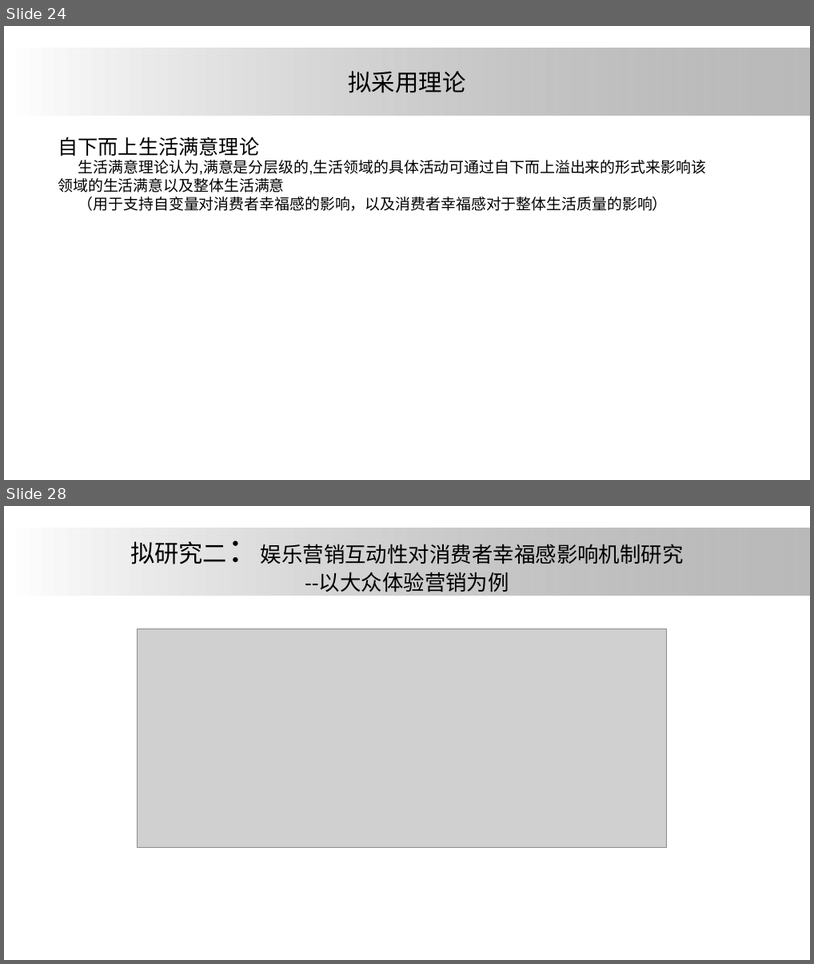
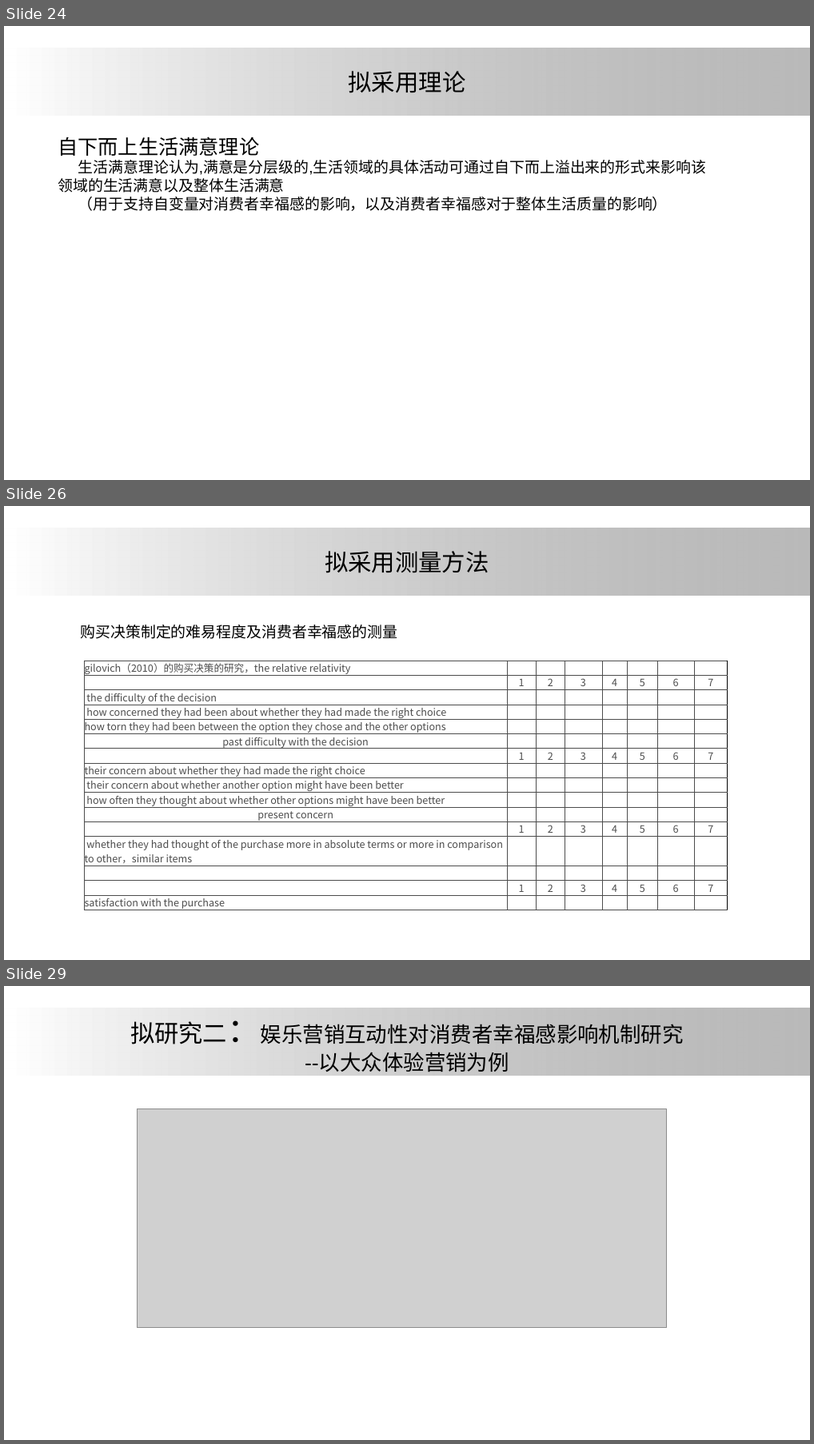
Before and after one commit to ElsaLuo/-, a slide deck: 我的坚果云/研究生搞学术/大论文/论文汇报/one.pptx. Shown one above the other, each under a label of ours: slides 24 and 28 before the commit, slides 24, 26 and 29 after it; the slides between them are not shown. The pictures are 814x964 and 814x1444 pixels, drawn with LibreOffice and Linux fonts; fonts in the diff are those of the drawing; grey boxes stand for pictures; background and template pictures are left out. Boxes give left, top, right and bottom in pixels: in the first picture for what was removed or moved away, otherwise in the second. Text is boxed around its words. In the diff, an @@ line names an element or a change of style, - is before the commit and + after.

```diff
--- a/我的坚果云/研究生搞学术/大论文/论文汇报/one.pptx
+++ b/我的坚果云/研究生搞学术/大论文/论文汇报/one.pptx
@@ slide 26 added at bbox=[4, 506, 810, 960], background #FFFFFF; not listed: 1 template element that a slide beside it also shows @@
@@ title added at bbox=[325, 551, 490, 573], 28 pt, text #000000 @@
+拟采用测量方法
@@ text added at bbox=[81, 624, 398, 639], 18 pt, text #000000 @@
+购买决策制定的难易程度及消费者幸福感的测量
@@ table added at bbox=[85, 660, 727, 912], 16 rows, 8 columns @@
+gilovich（2010）的购买决策的研究，the relative relativity |  |  |  |  |  |  | 
+ | 1 | 2 | 3 | 4 | 5 | 6 | 7
+the difficulty of the decision |  |  |  |  |  |  | 
+how concerned they had been about whether they had made the right choice |  |  |  |  |  |  | 
+how torn they had been between the option they chose and the other options |  |  |  |  |  |  | 
+past difficulty with the decision |  |  |  |  |  |  | 
+ | 1 | 2 | 3 | 4 | 5 | 6 | 7
+their concern about whether they had made the right choice |  |  |  |  |  |  | 
+their concern about whether another option might have been better |  |  |  |  |  |  | 
+how often they thought about whether other options might have been better |  |  |  |  |  |  | 
+present concern |  |  |  |  |  |  | 
+ | 1 | 2 | 3 | 4 | 5 | 6 | 7
+whether they had thought of the purchase more in absolute terms or more in comparison to other，similar items |  |  |  |  |  |  | 
+ |  |  |  |  |  |  | 
+ | 1 | 2 | 3 | 4 | 5 | 6 | 7
+satisfaction with the purchase |  |  |  |  |  |  | 
@@ what was slide 28 is now slide 29 @@
```
Also in this commit, not shown: 8 slides changed, 1 other file.
